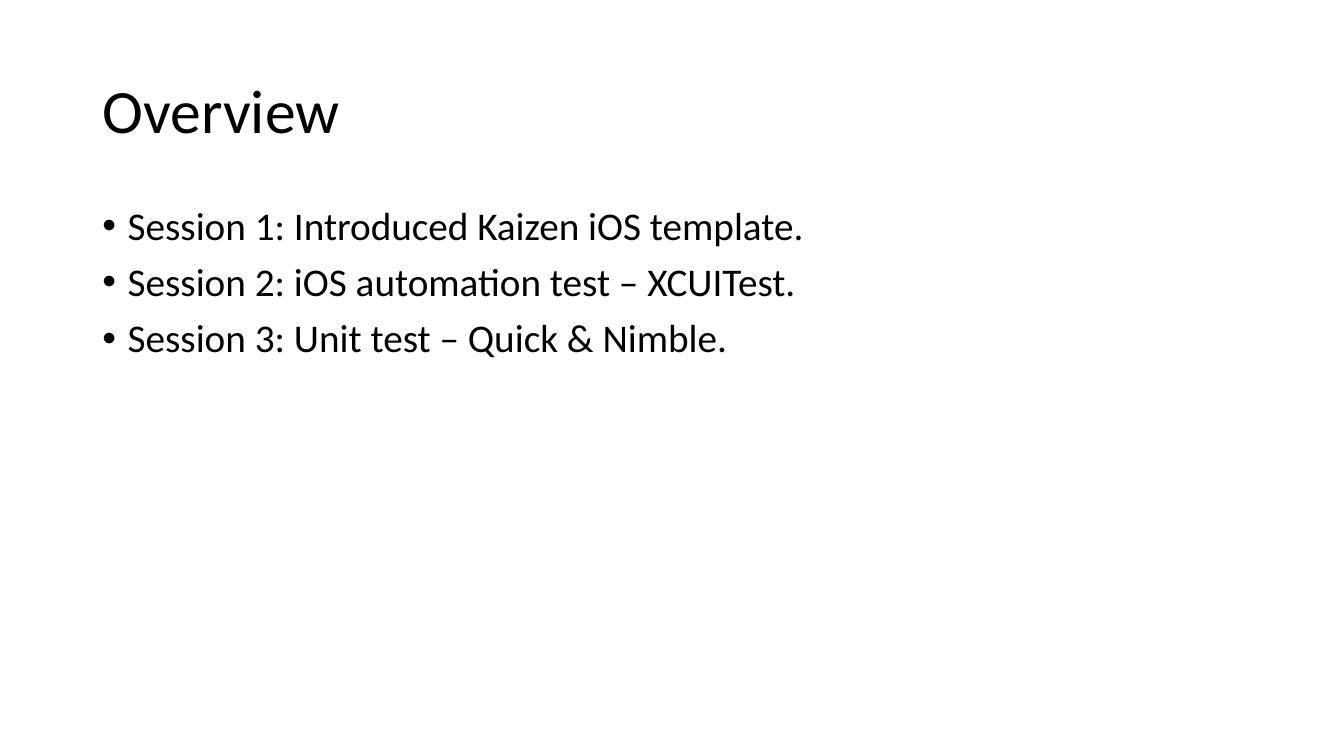
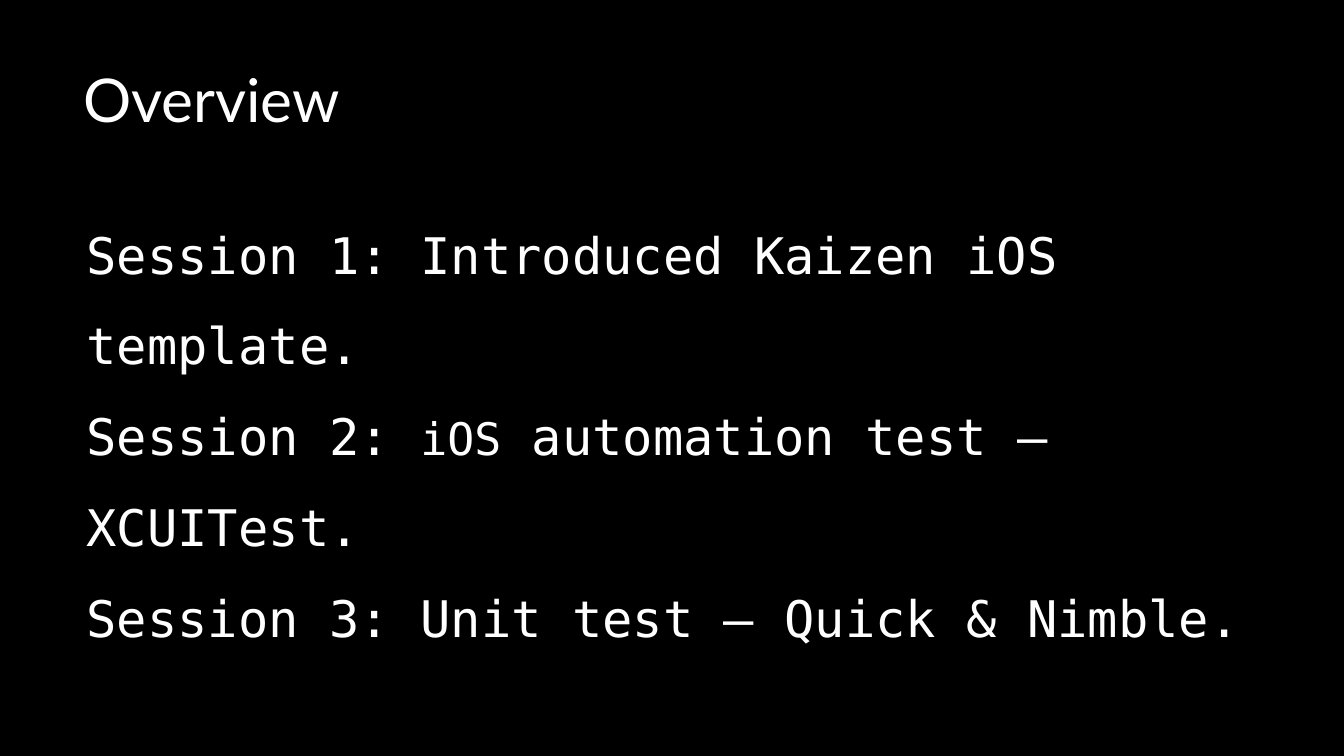
Before and after one commit to vfa-cancc/simpleapp, a slide deck: slide 2 of document/VFA-iOS-testing.pptx. Drawn at 1344x756 pixels with LibreOffice and Linux fonts; fonts in the diff are those of the drawing. Boxes give left, top, right and bottom in pixels: in the first picture for what was removed or moved away, otherwise in the second. Text is boxed around its words. In the diff, an @@ line names an element or a change of style, - is before the commit and + after.

```diff
--- a/document/VFA-iOS-testing.pptx
+++ b/document/VFA-iOS-testing.pptx
@@ freeform shape added at (0,0,1344,756), fill #000000 @@
@@ title "Overview": place and size @@
-title "Overview" at (102,90,339,134)
+title "Overview" at (83,78,340,123)
@@ title "Overview" at (83,78,340,123): size 44 to 43.1 pt, font Calibri to Lato, text colour #000000 to #FFFFFF; line spacing 0.9 to 1; vertical alignment middle to top @@
@@ text "Session 1: Introduced Kaizen iOS ...": place and size @@
-text "Session 1: Introduced Kaizen iOS ..." at (128,212,803,358)
+text "Session 1: Introduced Kaizen iOS ..." at (87,235,1239,644)
@@ text "Session 1: Introduced Kaizen iOS ..." at (87,235,1239,644): size 28 to 36 pt, font Calibri to DejaVu Sans Mono, text colour #000000 to #FFFFFF; size 28 to 32 pt in "iOS"; bullet • to none; line spacing 0.9 to 1.5; less space between paragraphs @@
```
Also in this commit, not shown: 14 other slides changed, 13 slides added, 1 slide removed, 1 other file.
